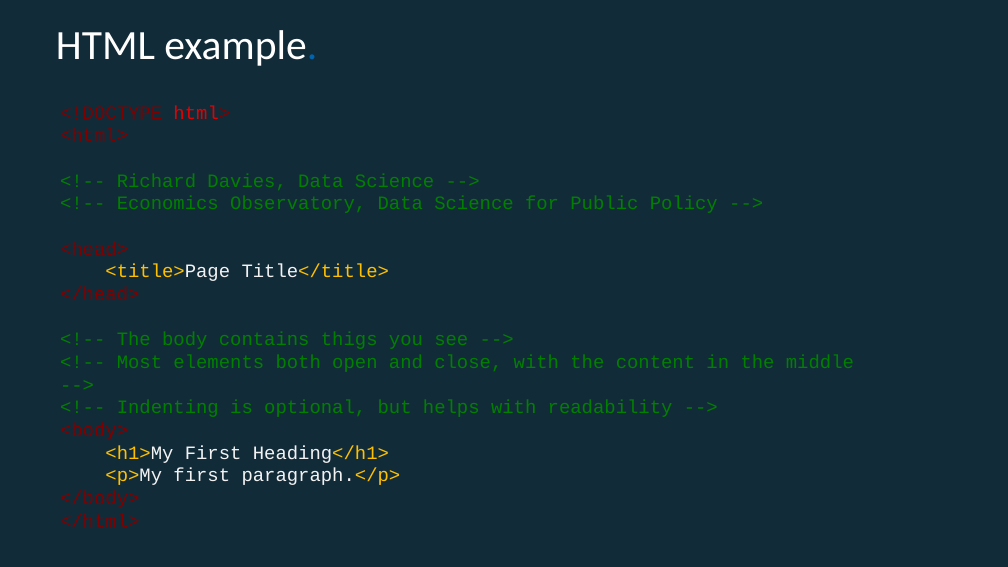
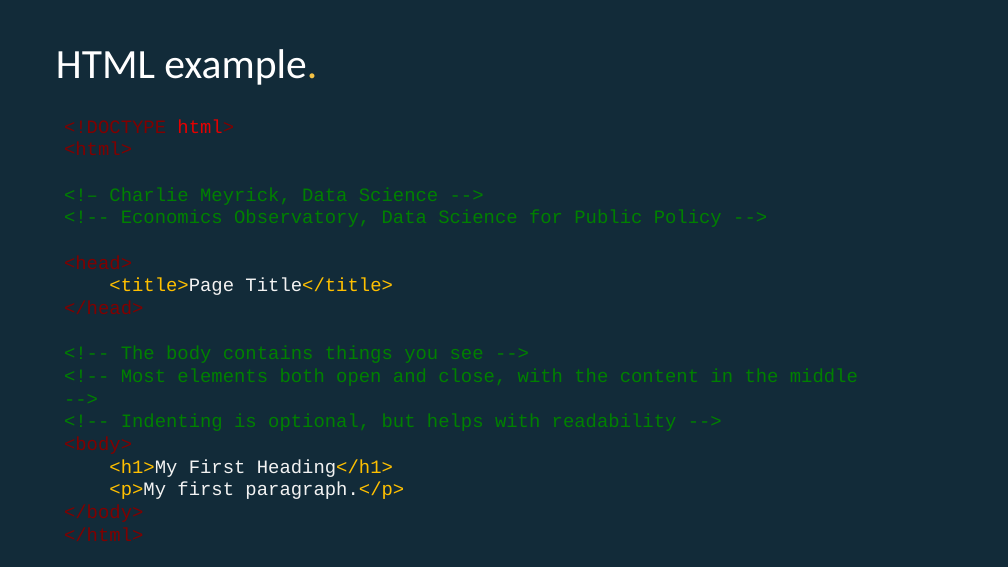
Before and after one commit to EconomicsObservatory/courses, a slide deck: slide 8 of 2/2_Building_your_first_website.pptx. Drawn at 1008x567 pixels with LibreOffice and Linux fonts; fonts in the diff are those of the drawing. Boxes give left, top, right and bottom in pixels: in the first picture for what was removed or moved away, otherwise in the second. Text is boxed around its words. In the diff, an @@ line names an element or a change of style, - is before the commit and + after.

```diff
--- a/2/2_Building_your_first_website.pptx
+++ b/2/2_Building_your_first_website.pptx
@@ title "HTML example.": place and size @@
-title "HTML example." at [56, 30, 317, 66]
+title "HTML example." at [56, 49, 317, 85]
@@ title "HTML example." at [56, 49, 317, 85]: text colour #0063AF to #F4C245 in "example." @@
@@ text "<!DOCTYPE html>": place and size @@
-text "<!DOCTYPE html>" at [60, 105, 854, 527]
+text "<!DOCTYPE html>" at [64, 119, 858, 541]
@@ text at [109, 187, 438, 205]: text changed @@
-<!-- Richard Davies, Data Science -->
+<!– Charlie Meyrick, Data Science -->
@@ text at [121, 346, 484, 363]: text changed @@
-<!-- The body contains thigs you see -->
+<!-- The body contains things you see -->
```
Also in this commit, not shown: 14 other slides changed, 5 slides added, 2 slides removed, 2 other files.
